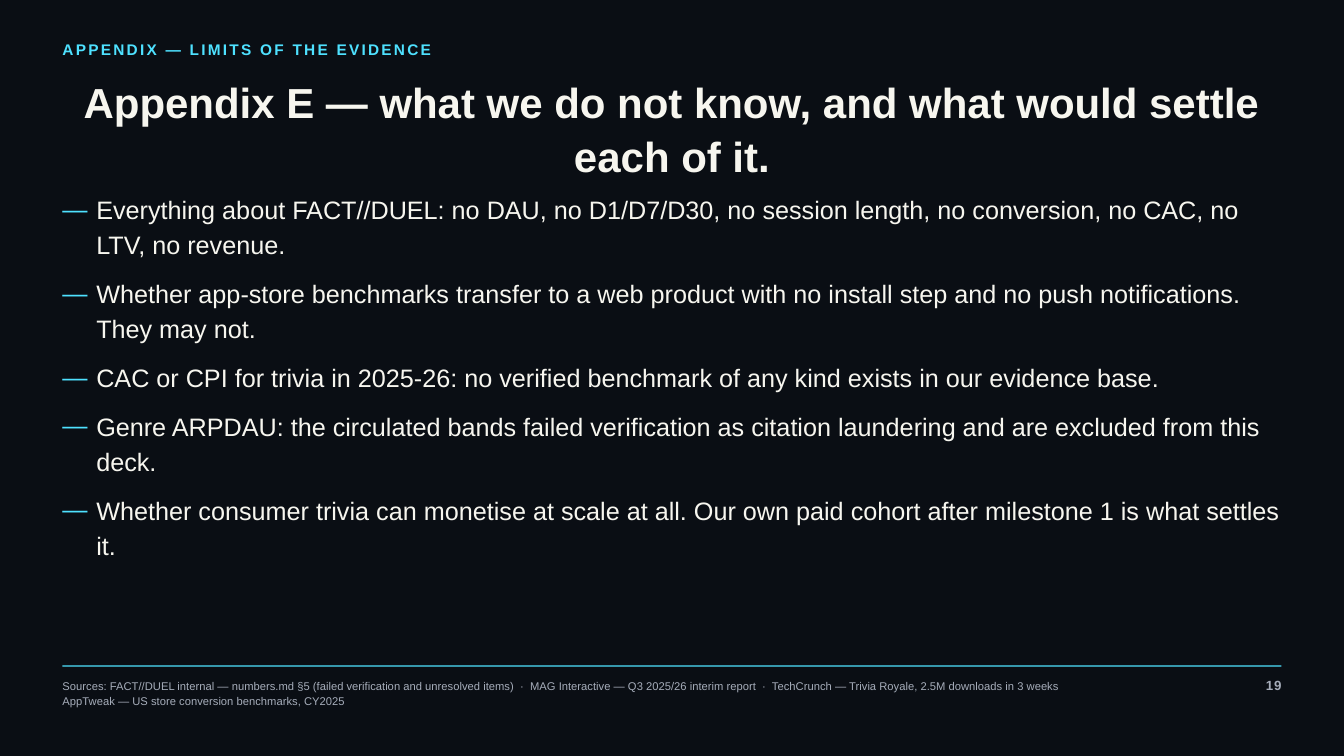
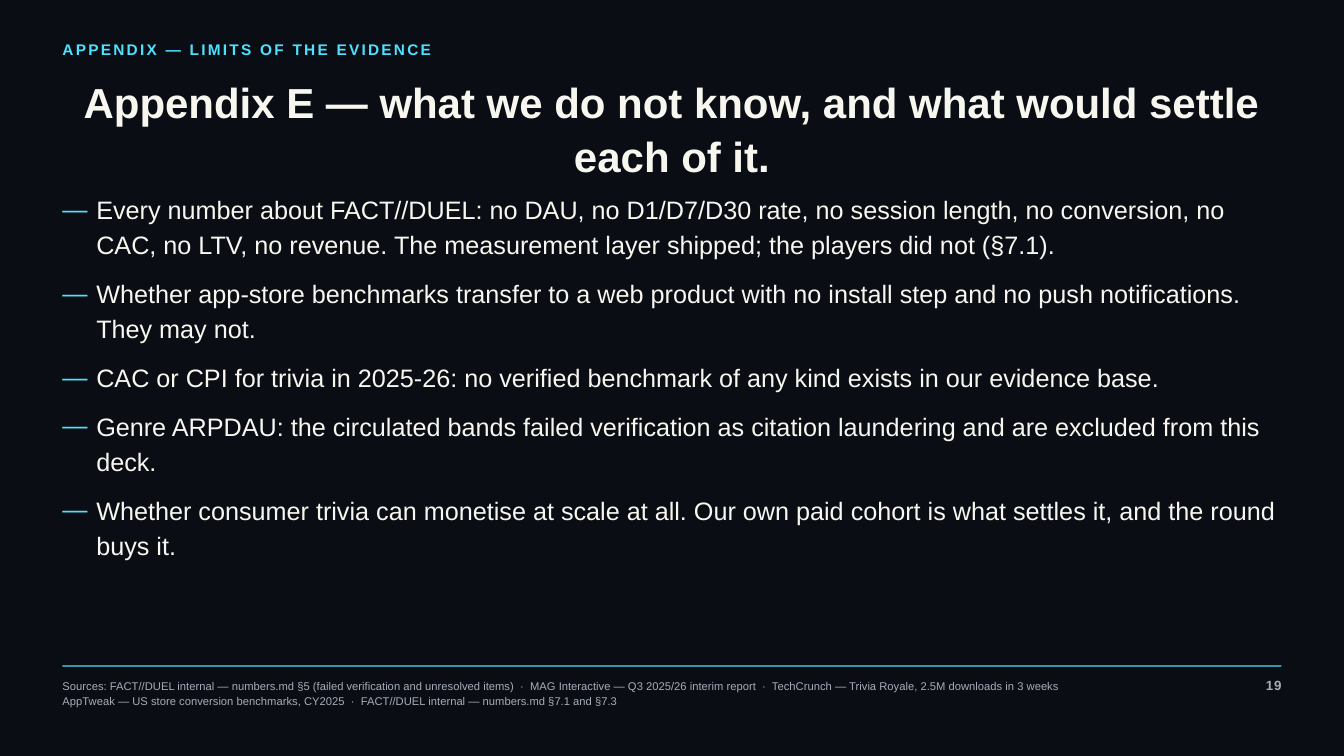
Before and after one commit to occult-kranti/fact-duel, a slide deck: slide 19 of public/product/investor/factduel-seed-deck.pptx. Drawn at 1344x756 pixels with LibreOffice and Linux fonts; fonts in the diff are those of the drawing. Boxes give left, top, right and bottom in pixels: in the first picture for what was removed or moved away, otherwise in the second. Text is boxed around its words. In the diff, an @@ line names an element or a change of style, - is before the commit and + after.

```diff
--- a/public/product/investor/factduel-seed-deck.pptx
+++ b/public/product/investor/factduel-seed-deck.pptx
@@ text at bbox=[96, 200, 1224, 260]: text changed @@
-— Everything about FACT//DUEL: no DAU, no D1/D7/D30, no session length, no conversion, no CAC, no LTV, no revenue.
+— Every number about FACT//DUEL: no DAU, no D1/D7/D30 rate, no session length, no conversion, no CAC, no LTV, no revenue. The measurement layer shipped; the players did not (§7.1).
@@ text at bbox=[96, 501, 1274, 560]: text changed @@
-— Whether consumer trivia can monetise at scale at all. Our own paid cohort after milestone 1 is what settles it.
+— Whether consumer trivia can monetise at scale at all. Our own paid cohort is what settles it, and the round buys it.
@@ text at bbox=[62, 697, 617, 707]: text changed @@
-AppTweak — US store conversion benchmarks, CY2025
+AppTweak — US store conversion benchmarks, CY2025 · FACT//DUEL internal — numbers.md §7.1 and §7.3
```
Also in this commit, not shown: 16 other slides changed, 1 slide added, 5 other files.
